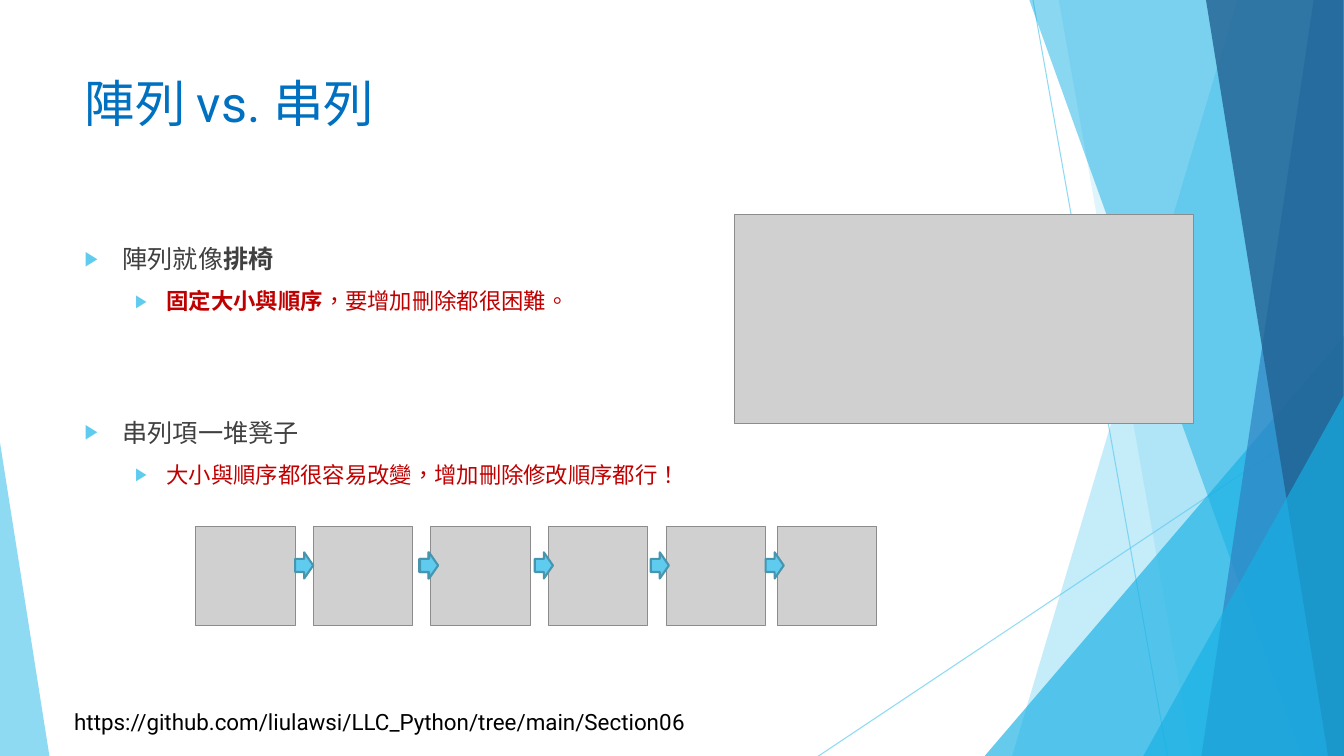
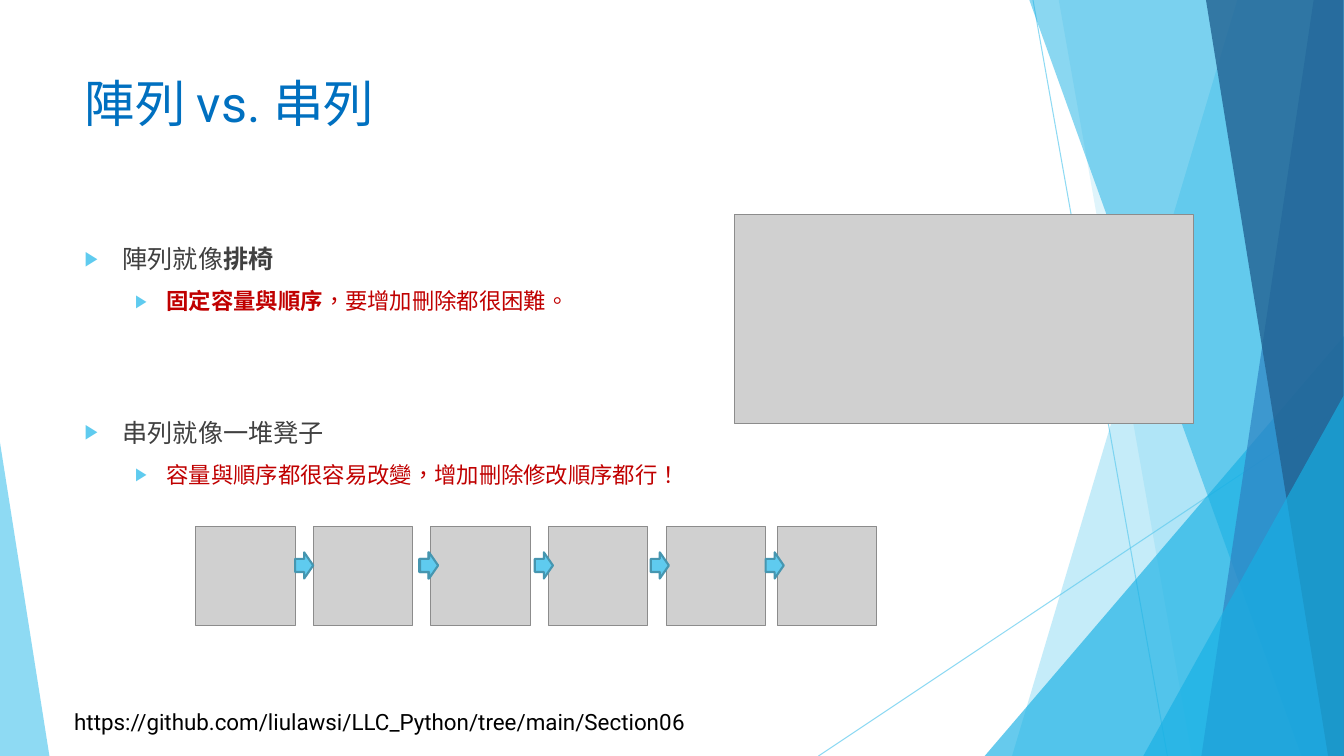
Before and after one commit to liulawsi/My_PPTs, a slide deck: slide 3 of LCC/Python/06_串列(List)一定要認識.pptx. Drawn at 1344x756 pixels with LibreOffice and Linux fonts; fonts in the diff are those of the drawing; grey boxes stand for pictures; background and template pictures are left out. Boxes give left, top, right and bottom in pixels: in the first picture for what was removed or moved away, otherwise in the second. Text is boxed around its words. In the diff, an @@ line names an element or a change of style, - is before the commit and + after.

```diff
--- a/LCC/Python/06_串列(List)一定要認識.pptx
+++ b/LCC/Python/06_串列(List)一定要認識.pptx
@@ text at (123,290,680,485): text changed @@
-  ▶ 固定大小與順序，要增加刪除都很困難。
-▶ 串列項一堆凳子
-  ▶ 大小與順序都很容易改變，增加刪除修改順序都行！
+  ▶ 固定容量與順序，要增加刪除都很困難。
+▶ 串列就像一堆凳子
+  ▶ 容量與順序都很容易改變，增加刪除修改順序都行！
```
Also in this commit, not shown: 16 other slides changed, 20 slides added, 1 other file.
